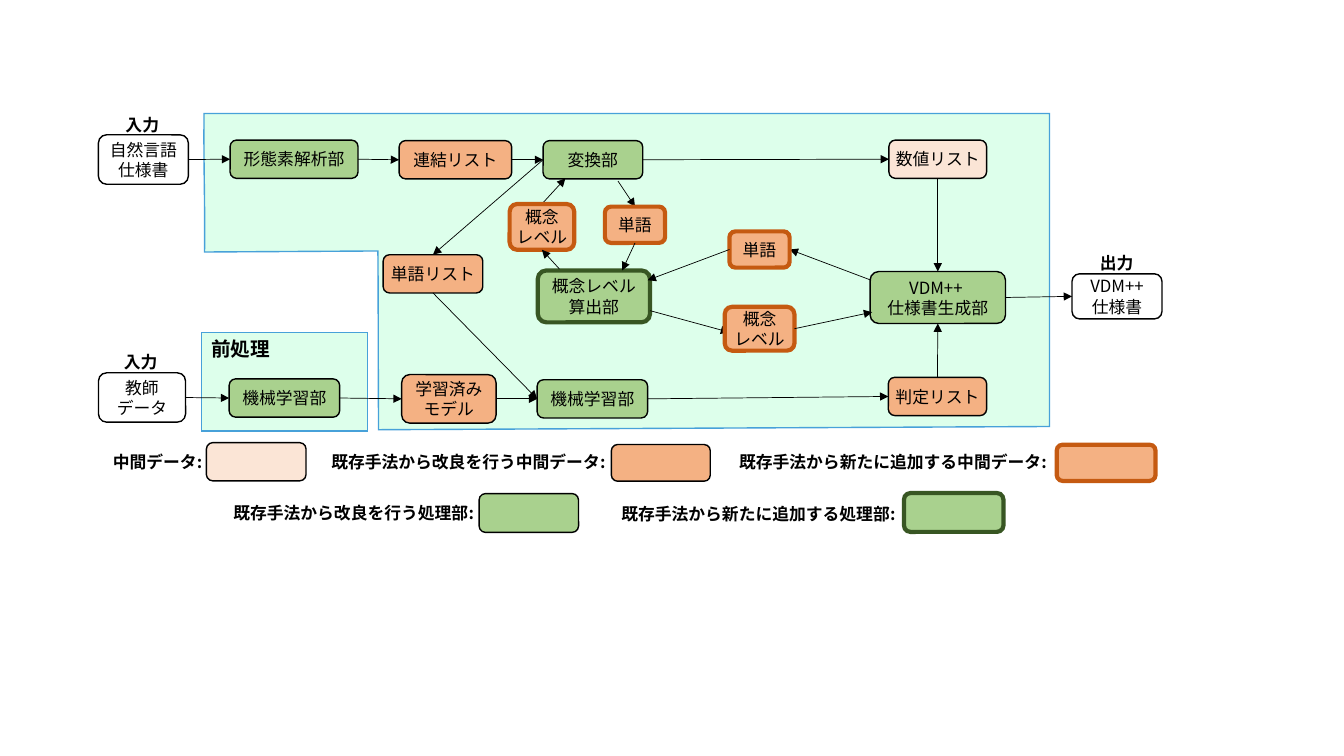
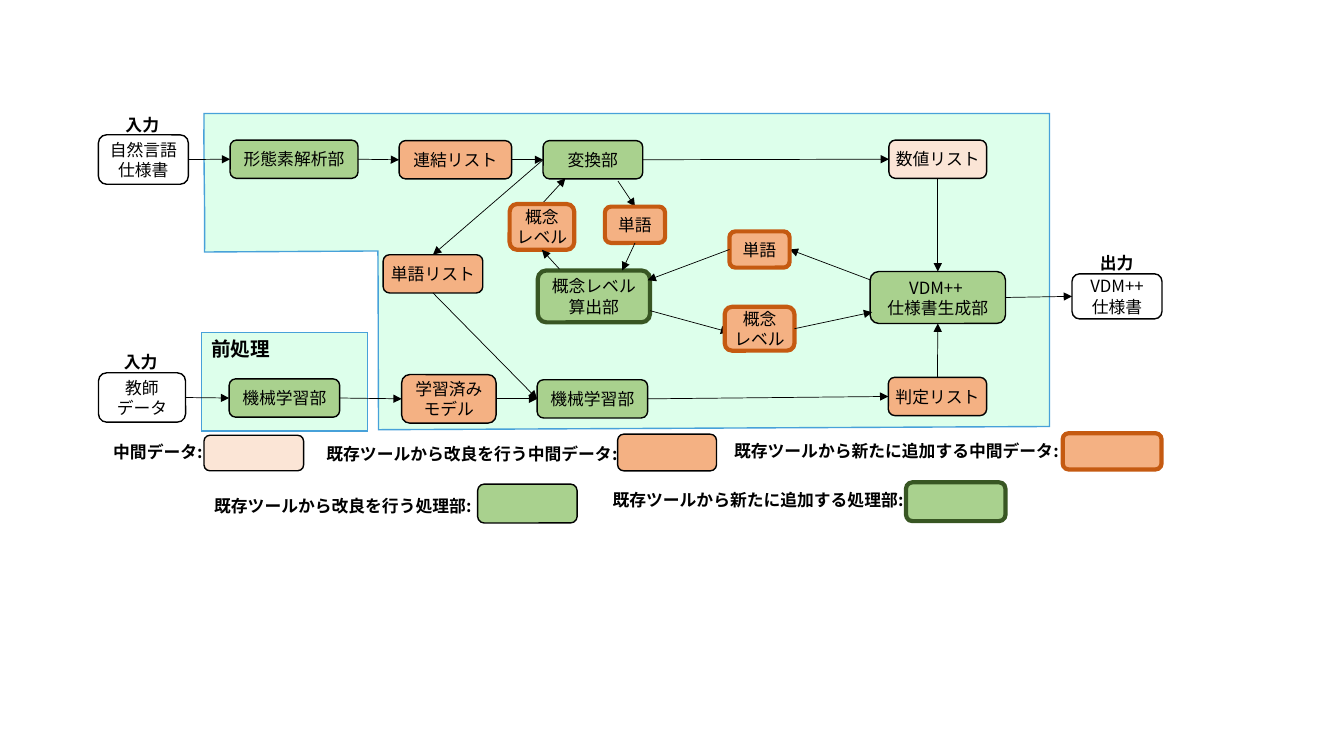
Before and after one commit to sugaken0528/masterPaper, a slide deck: slide 11 of image/sozai.pptx. Drawn at 1344x756 pixels with LibreOffice and Linux fonts; fonts in the diff are those of the drawing. Boxes give left, top, right and bottom in pixels: in the first picture for what was removed or moved away, otherwise in the second. Text is boxed around its words. In the diff, an @@ line names an element or a change of style, - is before the commit and + after.

```diff
--- a/image/sozai.pptx
+++ b/image/sozai.pptx
@@ rounded rectangle moved from (x1=207, y1=443, x2=307, y2=481) to (x1=204, y1=436, x2=303, y2=471) @@
@@ text at (x1=326, y1=445, x2=617, y2=462): text changed @@
-既存手法から改良を行う中間データ:
+既存ツールから改良を行う中間データ:
@@ rounded rectangle moved from (x1=612, y1=445, x2=711, y2=481) to (x1=618, y1=435, x2=717, y2=471) @@
@@ text at (x1=734, y1=442, x2=1059, y2=459): text changed @@
-既存手法から新たに追加する中間データ:
+既存ツールから新たに追加する中間データ:
@@ rounded rectangle moved from (x1=1057, y1=445, x2=1155, y2=481) to (x1=1063, y1=434, x2=1162, y2=470) @@
@@ text at (x1=214, y1=497, x2=471, y2=514): text changed @@
-既存手法から改良を行う処理部:
+既存ツールから改良を行う処理部:
@@ text at (x1=613, y1=491, x2=904, y2=508): text changed @@
-既存手法から新たに追加する処理部:
+既存ツールから新たに追加する処理部:
@@ 2 rounded rectangles, 1 text moved together from (x1=113, y1=453, x2=1004, y2=533) to (x1=113, y1=443, x2=1006, y2=523) @@
```
Also in this commit, not shown: 4 other slides changed, 12 other files.
